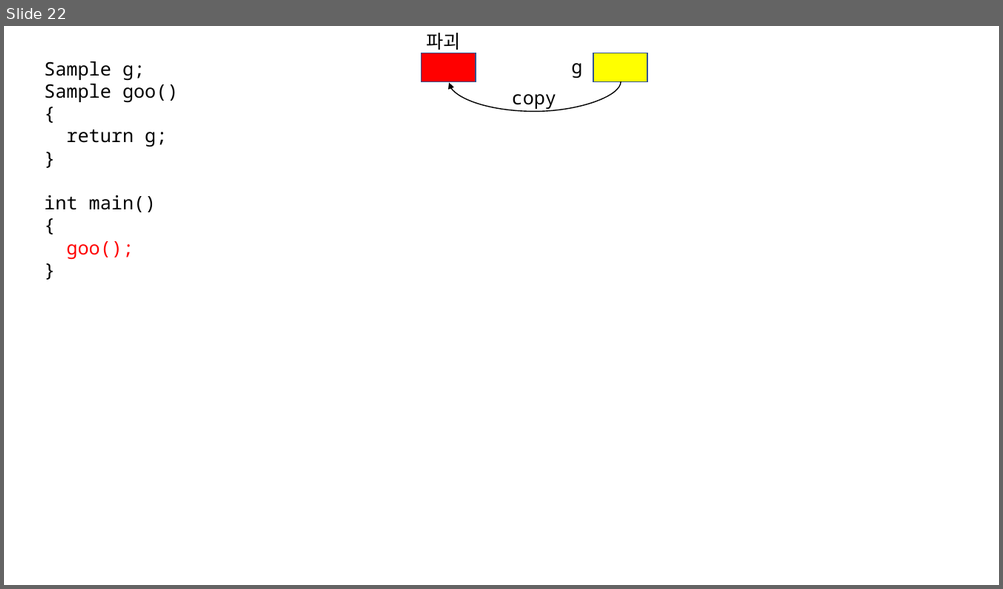
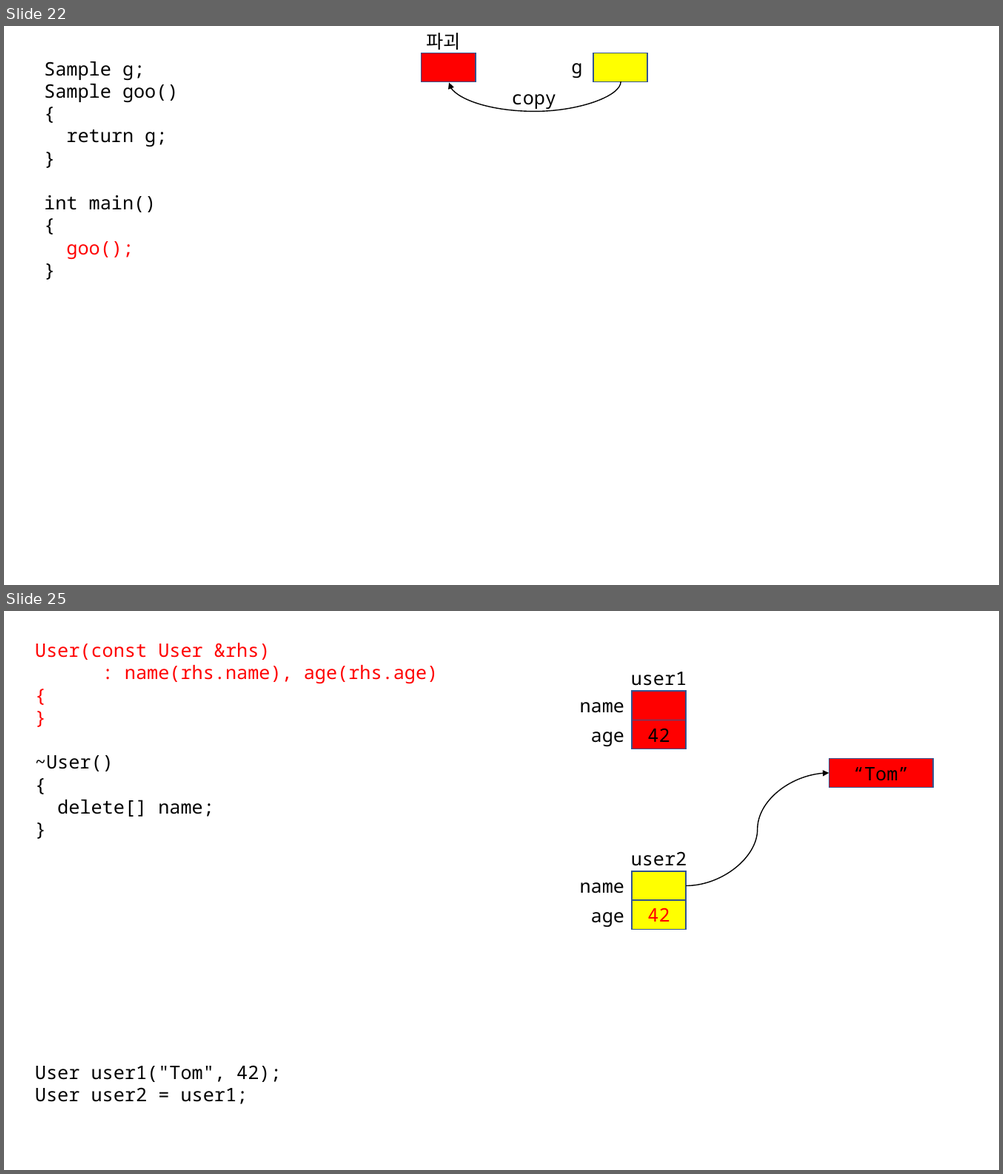
Before and after one commit to yoondev-classroom/cpp_221114, a slide deck: 221114.pptx. Shown one above the other, each under a label of ours: slide 22 before the commit, slides 22 and 25 after it; the slides between them are not shown. The pictures are 1003x589 and 1003x1174 pixels, drawn with LibreOffice and Linux fonts; fonts in the diff are those of the drawing. Boxes give left, top, right and bottom in pixels: in the first picture for what was removed or moved away, otherwise in the second. Text is boxed around its words. In the diff, an @@ line names an element or a change of style, - is before the commit and + after.

```diff
--- a/221114.pptx
+++ b/221114.pptx
@@ slide 25 added at [4, 611, 999, 1170], background #FFFFFF @@
@@ text added at [35, 643, 438, 817], 18 pt, text #FF0000 @@
+User(const User &rhs)
+: name(rhs.name), age(rhs.age)
+{
+}
+~User()
+{
+delete[] name;
+}
@@ text added at [631, 672, 687, 686], 18 pt, text #000000 @@
+user1
@@ rectangle added at [632, 691, 686, 720], fill #FF0000, outline #325491 1 pt @@
@@ text added at [580, 702, 624, 713], 18 pt, text #000000 @@
+name
@@ rectangle added at [632, 720, 686, 749], fill #FF0000, outline #325491 1 pt, 18 pt, text #000000 @@
+42
@@ text added at [591, 732, 624, 746], 18 pt, text #000000 @@
+age
@@ rectangle added at [828, 759, 933, 788], fill #FF0000, outline #325491 1 pt, 18 pt, text #000000 @@
+“Tom”
@@ curved arrow added from (686, 886) to (828, 773), #000000 1 pt @@
@@ text added at [631, 851, 687, 866], 18 pt, text #000000 @@
+user2
@@ rectangle added at [632, 871, 686, 900], fill #FFFF00, outline #325491 1 pt @@
@@ text added at [580, 883, 624, 894], 18 pt, text #000000 @@
+name
@@ text added at [591, 912, 624, 927], 18 pt, text #000000 @@
+age
@@ rectangle added at [632, 900, 686, 930], fill #FFFF00, outline #325491 1 pt, 18 pt, text #FF0000 @@
+42
@@ text added at [35, 1065, 281, 1105], 18 pt, text #000000 @@
+User user1("Tom", 42);
+User user2 = user1;
```
Also in this commit, not shown: 1 slide changed, 10 other slides added, 1 other file.
